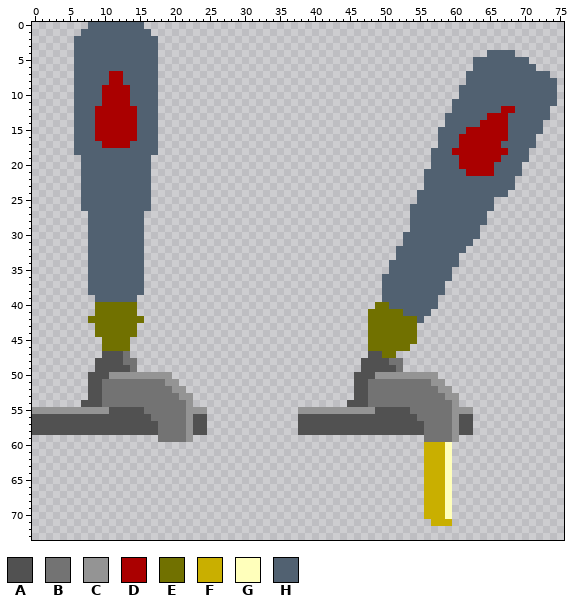
A sprite sheet gets an edit: Sprites/BarTap2.png. Above, as it was before the edit.
The file is 76x74 pixels.
Palette (. is transparent): A #515151  B #737373  C #949494  D #aa0000  E #717100  F #c9af00  G #ffffbb  H #516171
Pixels before, first column x 0:
 0 ........HHHHHHHH...........................................................
 1 .......HHHHHHHHHH..........................................................
 2 ......HHHHHHHHHHHH.........................................................
 3 ......HHHHHHHHHHHH.........................................................
 4 ......HHHHHHHHHHHH...............................................HHHH......
 5 ......HHHHHHHHHHHH.............................................HHHHHHHH....
 6 ......HHHHHHHHHHHH.............................................HHHHHHHHH...
 7 ......HHHHHDDHHHHH............................................HHHHHHHHHHHH.
 8 ......HHHHHDDHHHHH............................................HHHHHHHHHHHHH
 9 ......HHHHDDDDHHHH...........................................HHHHHHHHHHHHHH
10 ......HHHHDDDDHHHH...........................................HHHHHHHHHHHHHH
11 ......HHHHDDDDHHHH..........................................HHHHHHHHHHHHHHH
12 ......HHHDDDDDDHHH..........................................HHHHHHHDDHHHHH.
13 ......HHHDDDDDDHHH.........................................HHHHHHDDDHHHHHH.
14 ......HHHDDDDDDHHH.........................................HHHHHDDDDHHHHH..
15 ......HHHDDDDDDHHH........................................HHHHDDDDDDHHHHH..
16 ......HHHDDDDDDHHH........................................HHHDDDDDDDHHHH...
17 ......HHHHDDDDHHHH........................................HHHDDDDDDHHHHH...
18 ......HHHHHHHHHHHH.......................................HHHDDDDDDDDHHH....
19 .......HHHHHHHHHH........................................HHHHDDDDDDHHHH....
20 .......HHHHHHHHHH........................................HHHHDDDDDHHHH.....
21 .......HHHHHHHHHH.......................................HHHHHHDDDDHHHH.....
22 .......HHHHHHHHHH.......................................HHHHHHHHHHHHH......
23 .......HHHHHHHHHH.......................................HHHHHHHHHHHHH......
24 .......HHHHHHHHHH......................................HHHHHHHHHHHHH.......
25 .......HHHHHHHHHH......................................HHHHHHHHHHH.........
26 .......HHHHHHHHHH.....................................HHHHHHHHHHHH.........
27 ........HHHHHHHH......................................HHHHHHHHHHH..........
28 ........HHHHHHHH......................................HHHHHHHHHHH..........
29 ........HHHHHHHH......................................HHHHHHHHHH...........
30 ........HHHHHHHH.....................................HHHHHHHHHHH...........
31 ........HHHHHHHH.....................................HHHHHHHHHH............
32 ........HHHHHHHH....................................HHHHHHHHHH.............
33 ........HHHHHHHH....................................HHHHHHHHH..............
34 ........HHHHHHHH...................................HHHHHHHHHH..............
35 ........HHHHHHHH...................................HHHHHHHHH...............
36 ........HHHHHHHH..................................HHHHHHHHHH...............
37 ........HHHHHHHH..................................HHHHHHHHH................
38 ........HHHHHHHH..................................HHHHHHHHH................
39 .........HHHHHH...................................HHHHHHHH.................
40 .........EEEEEE..................................EEHHHHHHH.................
41 .........EEEEEE.................................EEEEEHHHH..................
42 ........EEEEEEEE................................EEEEEEEH...................
43 .........EEEEEE.................................EEEEEEE....................
44 .........EEEEEE.................................EEEEEEE....................
45 ..........EEEE..................................EEEEEEE....................
46 ..........EEEE..................................EEEEEE.....................
47 ..........AAAB..................................AAEE.......................
48 .........AAAABB................................AAAABB......................
49 .........AAAAAB................................AAAAAB......................
50 ........AAACCCCCCCCC..........................AAACCCCCCCCC.................
51 ........AABBBBBBBBBCC.........................AABBBBBBBBBCC................
52 ........AABBBBBBBBBBCC........................AABBBBBBBBBBCC...............
53 ........AABBBBBBBBBBBCC.......................AABBBBBBBBBBBCC..............
54 .......AAABBBBBBBBBBBBC......................AAABBBBBBBBBBBBC..............
55 CCCCCCCCCCCAAAAABBBBBBCCC.............CCCCCCCCCCCAAAAABBBBBBCCC............
56 AAAAAAAAAAAAAAAAABBBBBCAA.............AAAAAAAAAAAAAAAAABBBBBCAA............
57 AAAAAAAAAAAAAAAAAABBBBCAA.............AAAAAAAAAAAAAAAAAABBBBCAA............
58 AAAAAAAAAAAAAAAAAABBBBCAA.............AAAAAAAAAAAAAAAAAABBBBCAA............
59 ..................BBBBC.................................BBBBC..............
60 ........................................................FFFG...............
61 ........................................................FFFG...............
62 ........................................................FFFG...............
63 ........................................................FFFG...............
64 ........................................................FFFG...............
65 ........................................................FFFG...............
66 ........................................................FFFG...............
67 ........................................................FFFG...............
68 ........................................................FFFG...............
69 ........................................................FFFG...............
70 ........................................................FFFG...............
71 .........................................................FFF...............
New version:
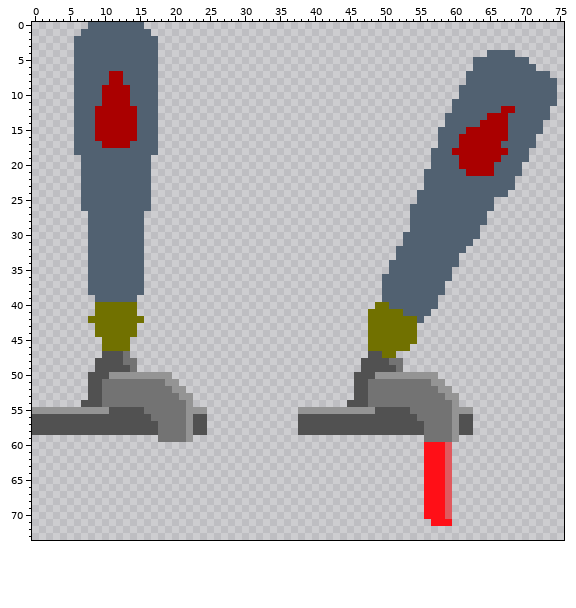
The exact change:
colour F: #c9af00 -> #ff0f17
colour G: #ffffbb -> #e0595e
Pixel boxes of the changes (left, top, right, bottom) in both pictures:
changed: (424, 442, 452, 526)
